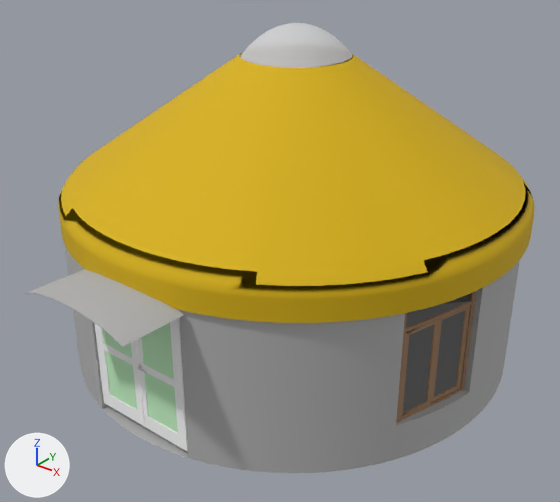
One commit to the glTF model public/models/yurt-7m/exterior.glb: the scene before it, then after it.
Before and after are seen from a 50 mm lens placed at (6.93, -8.93, 6.97), pointed at (0.27, -0.61, 1.81). The axes (+X, +Y, +Z) are drawn at lower left. The lights are the same throughout. The picture after the commit comes second. Where no turn or scale is listed for an object, it has been applied to the vertices. Vertices at exactly the same position are counted once.

The first picture shows 'Charcoal Blue', 'Glass', 'Joinery', 'Roof cover', 'Wall cover', '[Translucent Glass Sky Reflection]2'.
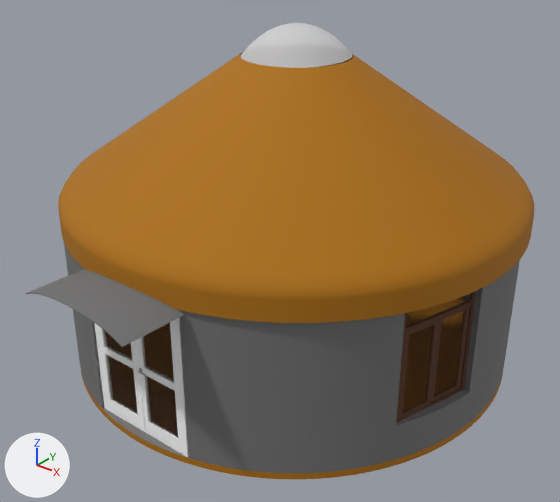
The newer file is also turned or shifted as a whole; pictures and numbers use the older file's frame.

The change, as a diff of the scene's bpy script:
```diff
--- a/public/models/yurt-7m/exterior.glb.py
+++ b/public/models/yurt-7m/exterior.glb.py
@@ mat_glass @@
+mat_glass = principled_material('Glass')
+mat_glass.base_color = (0.013, 0.013, 0.013)  # black #1e1e1e
+mat_glass.roughness = 0.8
+mat_glass.alpha = 0.098
@@ me_joinery @@
-me_joinery.from_pydata(...)  # 5381 vertices, 10537 faces; spans x -3.5..3.5, y -3.5..3.5, z -1.16..1.16
+me_joinery.from_pydata(...)  # 5286 vertices, 10444 faces; spans x -3.38..3.38, y -3.44..3.42, z -0.62..1.16
+# me_joinery part 1: 61 vertices moved from x 0.07..0.12, y -3.38..-3.32, z -0.07..-0.03 to x 0.07..0.12, y -3.38..-3.32, z -0.12..-0.07; 1026 vertices removed from x 0.07..0.26, y -3.44..-3.27, z -0.07..-0.02; 1026 vertices added at x 0.07..0.26, y -3.44..-3.27, z -0.13..-0.08
+# me_joinery part 2: 23 vertices moved within x 2.99..3.19, y -1.64..-1.08, z -0.29..0.49; 116 vertices removed from x 2.98..3.29, y -1.65..-0.59, z -0.49..0.77; 116 vertices added at x 2.98..3.29, y -1.65..-0.58, z -0.49..0.78
+# me_joinery part 3: 3209 kept faces spanning x -3.38..3.38, y -3.38..3.42, z -0.62..1.16 get new vertex colours; the middle colour goes from brown #9c7a5d to brown #55321c
+# other edits to the shape of me_joinery do not show in these pictures
 me_joinery.materials.append(mat_joinery)
@@ me_glass @@
-me_glass.from_pydata(...)  # 480 vertices, 854 faces; spans x -3.35..3.35, y -3.38..3.38, z -0.99..0.99
+me_glass.from_pydata(...)  # 480 vertices, 854 faces; spans x -3.35..3.35, y -3.38..3.38, z -1.08..0.99
+# me_glass part 7: 55 vertices moved from x -0.64..0.73, y -3.38..-3.36, z -0.99..0.93 to x -0.64..0.73, y -3.38..-3.36, z -1.08..0.92; 33 vertices removed from x -0.64..0.73, y -3.38..-3.36, z -0.99..0.93; 33 vertices added at x -0.64..0.73, y -3.38..-3.36, z -1.08..0.92
+# me_glass part 8: 746 faces spanning x -3.35..3.35, y -3.38..3.38, z -1.08..0.99 switch from mat_joinery to mat_glass (black #1e1e1e)
+# other edits to the shape of me_glass do not show in these pictures
@@ me_wall_cover @@
 me_wall_cover.from_pydata(...)  # 456 vertices, 868 faces; spans x -3.5..3.5, y -3.91..3.91, z -1.2..1.2
+# me_wall_cover part 4: 862 kept faces spanning x -3.5..3.5, y -3.91..3.91, z -1.2..1.2 get new vertex colours; the middle colour goes from grey #b2b2b2 to grey #727272
 me_wall_cover.materials.append(mat_joinery)
@@ me_roof_cover @@
-me_roof_cover.from_pydata(...)  # 576 vertices, 1024 faces; spans x -3.55..3.55, y -3.56..3.56, z -1.17..1.17
+me_roof_cover.from_pydata(...)  # 766 vertices, 1400 faces; spans x -3.55..3.55, y -3.56..3.56, z -3.56..1.17
+# me_roof_cover part 5: a new loose piece, a 95-sided cylinder along z spanning x -3.54..3.46, y -3.53..3.47, z -3.56..-3.46, in mat_joinery
+# me_roof_cover part 6: 1024 kept faces spanning x -3.55..3.55, y -3.56..3.56, z -1.17..1.17 get new vertex colours; the middle colour goes from yellow #d7b100 to brown #ad7000
 me_roof_cover.materials.append(mat_joinery)
@@ me_charcoal_blue @@
-me_charcoal_blue.from_pydata(...)  # 132 vertices, 291 faces; spans x -1.78..1.78, y -2.99..2.99, z -1.15..1.15
+me_charcoal_blue.from_pydata(...)  # 132 vertices, 292 faces; spans x -1.78..1.78, y -2.99..2.99, z -1.25..1.15
+# me_charcoal_blue part 9: the loose piece of 8 vertices spanning x 0.25..0.83, y -2.98..-2.93, z -0.19..-0.08 is moved by (0.0, 0.0, -0.05)
+# me_charcoal_blue part 10: the loose piece of 8 vertices spanning x 1.04..1.62, y -2.98..-2.93, z -0.19..-0.08 is moved by (0.0, 0.0, -0.05)
+# me_charcoal_blue part 11: 48 vertices moved from x 0.09..1.78, y -2.99..-2.88, z -1.15..1.09 to x 0.09..1.78, y -2.99..-2.88, z -1.25..1.09; 15 vertices removed from x 0.14..1.72, y -2.98..-2.88, z -1.1..1.1; 15 vertices added at x 0.14..1.72, y -2.98..-2.88, z -1.19..1.09
 me_charcoal_blue.materials.append(mat_charcoal_blue)
```

Boxes [x1, y1, x2, y2] around the edits, measured in the pictures (560 x 502 px; the box of a moved part takes in the faces that stretch with it):
'Roof cover', reshaped (57% taller)
    before: [58, 51, 534, 323]
    after: [58, 51, 534, 479]
part 1 of me_joinery, moved or reshaped
    before: [138, 364, 146, 373]
    after: [138, 368, 146, 376]
part 2 of me_joinery, moved or reshaped (not visible before)
    after: [406, 302, 472, 404]
part 3 of me_joinery, recoloured (darker)
    before: [141, 291, 476, 423]
    after: [396, 291, 476, 423]
part 4 of me_wall_cover, recoloured (darker)
    both: [25, 244, 520, 473]
part 5 of me_roof_cover, added
    after: [81, 372, 503, 479]
part 6 of me_roof_cover, recoloured (yellow to brown)
    both: [58, 51, 534, 323]
part 7 of me_glass, moved or reshaped
    before: [103, 323, 178, 433]
    after: [103, 323, 178, 438]
part 8 of me_glass, recoloured
    before: [103, 293, 472, 432]
    after: [126, 293, 472, 436]
part 9 of me_charcoal_blue, moved or reshaped
    before: [104, 344, 133, 365]
    after: [104, 347, 133, 368]
part 10 of me_charcoal_blue, moved or reshaped
    before: [143, 364, 174, 387]
    after: [143, 367, 175, 391]
part 11 of me_charcoal_blue, moved or reshaped
    before: [94, 318, 188, 451]
    after: [94, 318, 188, 457]
